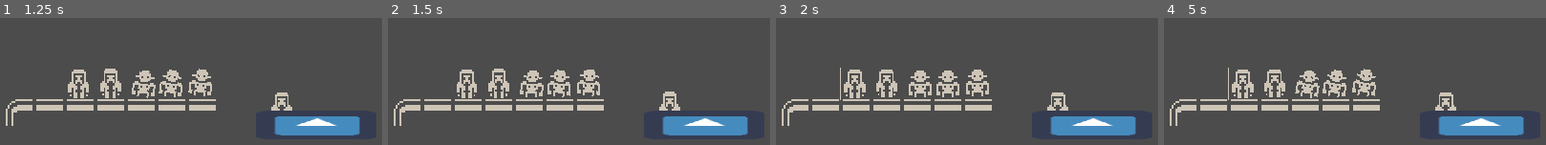
Above: before the commit, frames 1-4 (left to right).
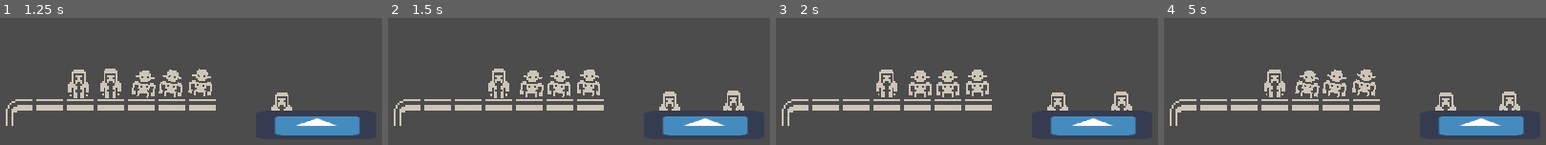
Above: after the commit, the same moments.

Repository: jozsefgorcs/godot_cannibals_in_a_boat
Game: Godot game, scene res://Game.tscn
The game is run twice, just before and just after one commit, with the same random seed, the same clock (stepped at 60 frames per second) and the same inputs. The engine's default icon, where the game draws it, is replaced by a stand-in: a white triangle on a blue panel in a dark square.
Inputs (mouse positions are in pixels of both pictures, inside the frame that each line leads up to):
- Up to frame 1 (1.25 s): move the mouse to (49, 35) at 0.52 s; click (49, 35) at 0.67 s
- Up to frame 2 (1.5 s): move the mouse to (468, 82) at 1.27 s; click (468, 82) at 1.42 s
- Up to frame 3 (2 s): no input
- Up to frame 4 (5 s): move the mouse to (1274, 81) at 2.02 s; click (1274, 81) at 2.17 s; move the mouse to (1309, 82) at 2.77 s; click (1309, 82) at 2.92 s; move the mouse to (1335, 81) at 3.52 s; click (1335, 81) at 3.67 s; move the mouse to (1366, 81) at 4.27 s; click (1366, 81) at 4.42 s

Frame 1 is identical in both runs. In frame 2, 1.1% of the frame differs, in the area x 18-94%, y 40-73%; in frame 3, 1.2%, in the area x 16-94%, y 39-73%; in frame 4, 1.2%.
Error in both runs: Attempt to call function 'sit' in base 'null instance' on a null instance. (res://Priest.gd:32)

Commit message:
Fix seat logic

Diff:
--- a/Boat.gd
+++ b/Boat.gd
@@ -14,7 +14,7 @@
 	return $Seat1.global_position
 
 func get_seat2_pos():
-	return $Seat1.global_position
+	return $Seat2.global_position
 
 func has_empty_seat():
 	return false
@@ -24,12 +24,12 @@
 	return get_seat1_pos()
 
 func sit(who):
-	print("call sit")
+	print(str("call sit. seat1:", seat_1_taken,"seat 2", seat_2_taken))
 	if(seat_1_taken && seat_2_taken):
 		print ("error")
 	if(!seat_1_taken):
 		seat_1_taken = true
 		who.position = get_seat1_pos()
-	if(!seat_2_taken):
+	elif(!seat_2_taken):
 		seat_2_taken = true
 		who.position = get_seat2_pos()
